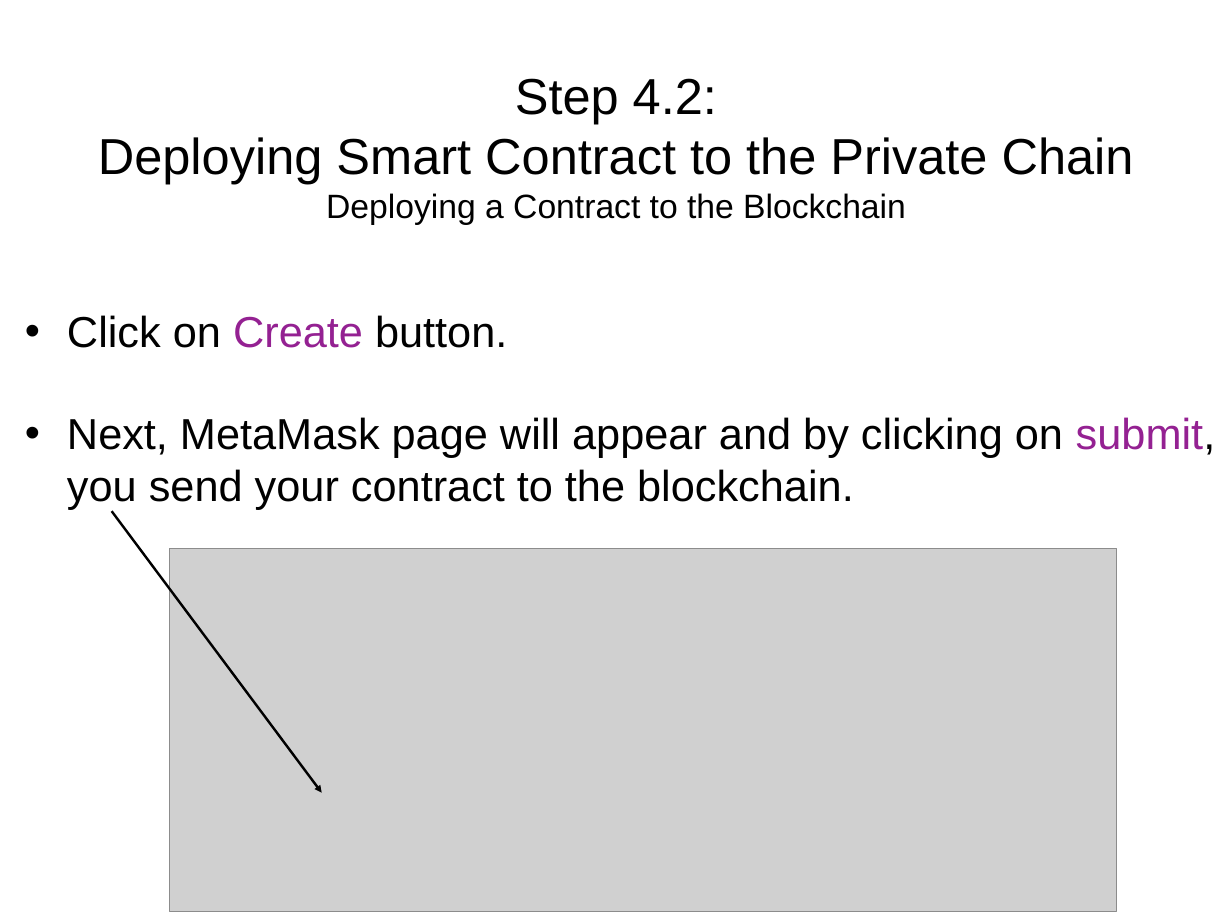
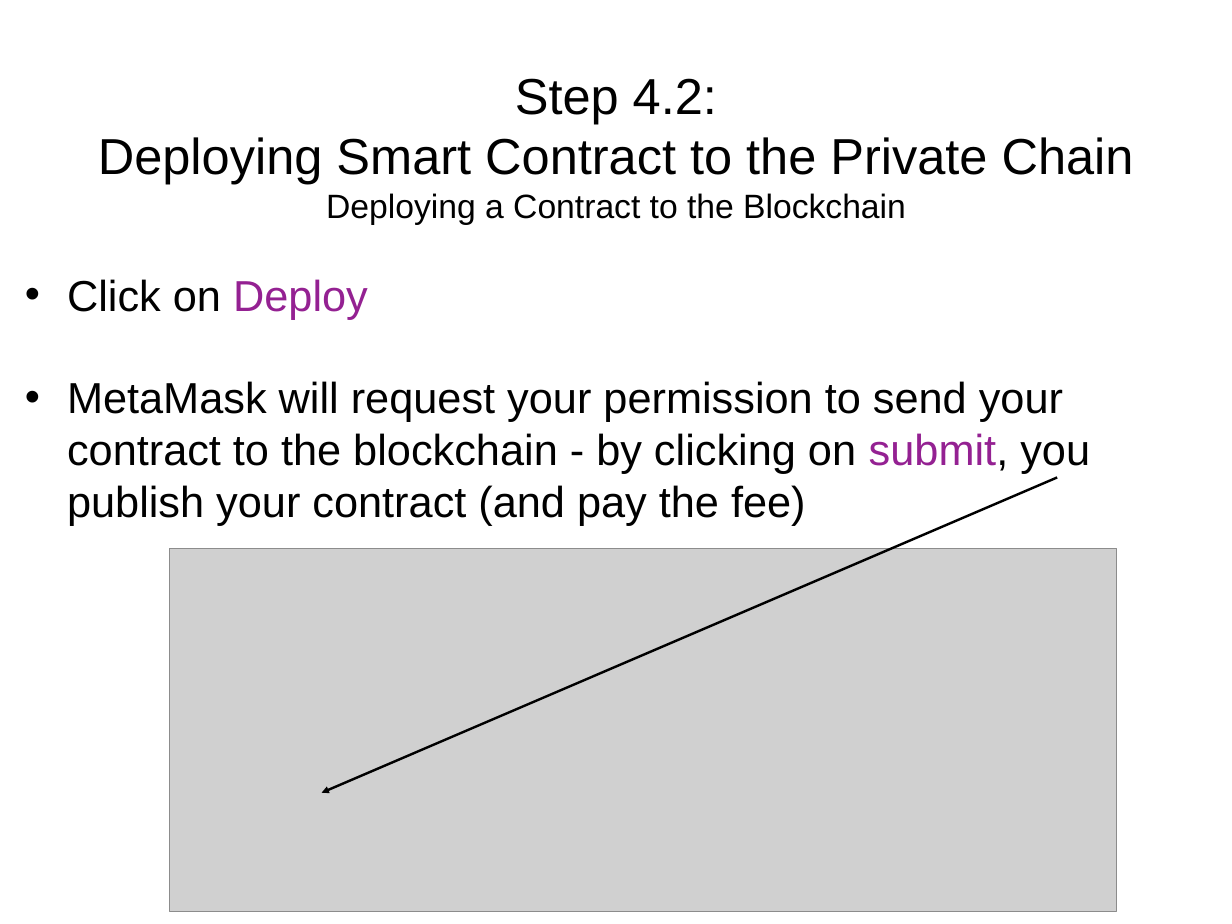
Before and after one commit to solegga/blockchaincourse, a slide deck: slide 17 of How_to_connect_to_university_of_edinburgh_private_blockchain.pptx (slide 14 before the commit). Drawn at 1232x924 pixels with LibreOffice and Linux fonts; fonts in the diff are those of the drawing; grey boxes stand for pictures. Boxes give left, top, right and bottom in pixels: in the first picture for what was removed or moved away, otherwise in the second. Text is boxed around its words. In the diff, an @@ line names an element or a change of style, - is before the commit and + after.

```diff
--- a/How_to_connect_to_university_of_edinburgh_private_blockchain.pptx
+++ b/How_to_connect_to_university_of_edinburgh_private_blockchain.pptx
@@ text at box(67, 279, 1090, 526): text changed @@
-• Click on Create button.
-• Next, MetaMask page will appear and by clicking on submit, you send your contract to the blockchain.
+• Click on Deploy
+• MetaMask will request your permission to send your contract to the blockchain - by clicking on submit, you publish your contract (and pay the fee)
@@ freeform shape added at box(321, 477, 1057, 793), outline #000000 2.01 pt @@
@@ freeform shape removed at box(112, 511, 321, 793) @@
```
Also in this commit, not shown: 12 other slides changed, 5 slides added, 1 other file.
